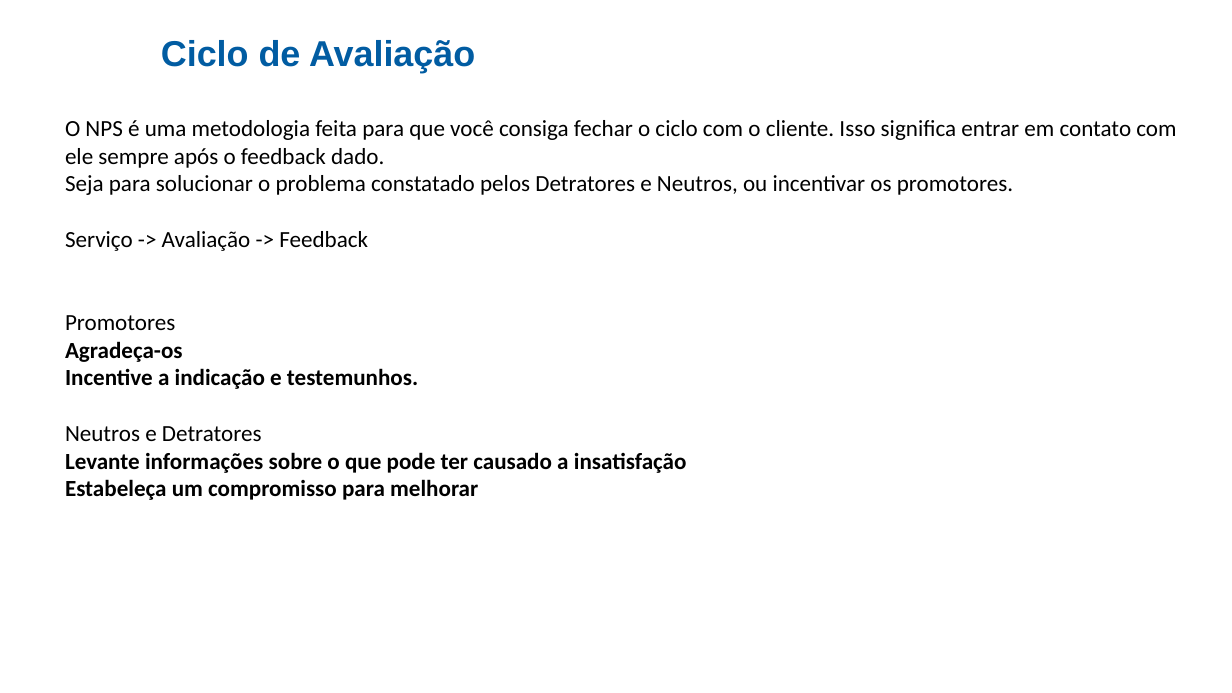
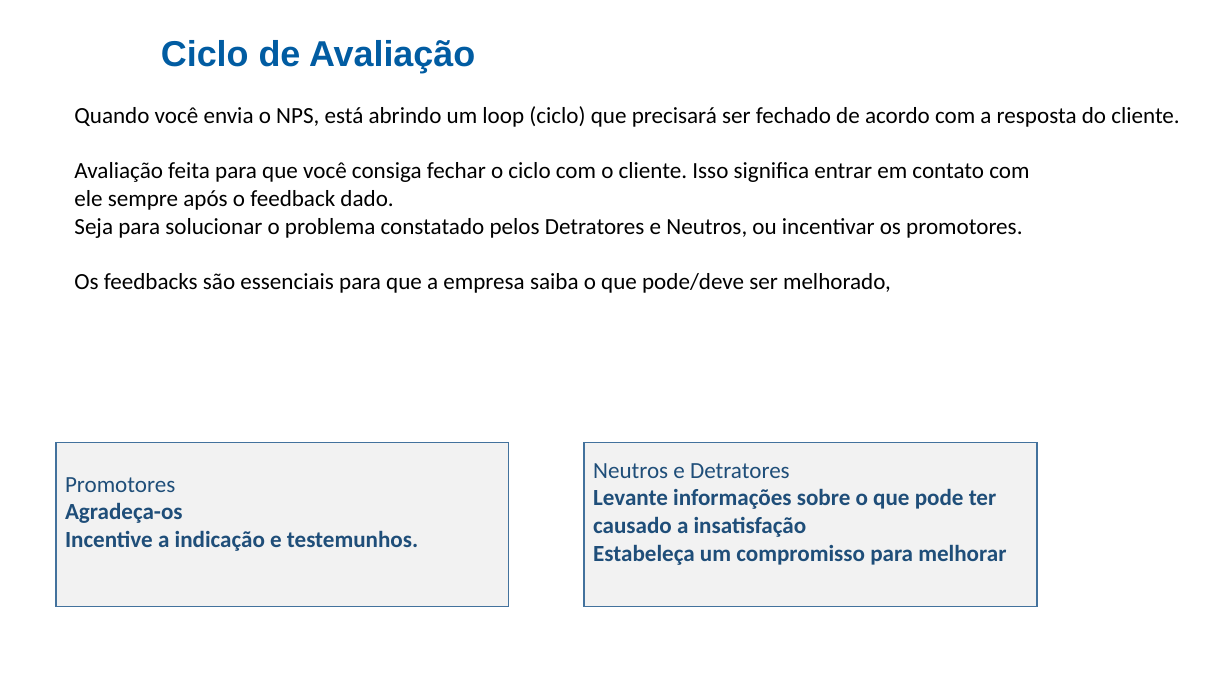
Before and after one commit to cezarnk/projetos, a slide deck: slide 2 of Apresentação Cesup Rede/Projeto 1.pptx. Drawn at 1232x693 pixels with LibreOffice and Linux fonts; fonts in the diff are those of the drawing; background and template pictures are left out. Boxes give left, top, right and bottom in pixels: in the first picture for what was removed or moved away, otherwise in the second. Text is boxed around its words. In the diff, an @@ line names an element or a change of style, - is before the commit and + after.

```diff
--- a/Apresentação Cesup Rede/Projeto 1.pptx
+++ b/Apresentação Cesup Rede/Projeto 1.pptx
@@ text "Quando você envia o NPS, ...": place and size @@
-text "Quando você envia o NPS, ..." at [65, 120, 1176, 500]
+text "Quando você envia o NPS, ..." at [74, 106, 1180, 293]
@@ text at [74, 106, 1180, 182]: text changed @@
-O NPS é uma metodologia feita para que você consiga fechar o ciclo com o cliente. Isso significa entrar em contato com
+Quando você envia o NPS, está abrindo um loop (ciclo) que precisará ser fechado de acordo com a resposta do cliente.
+Avaliação feita para que você consiga fechar o ciclo com o cliente. Isso significa entrar em contato com
@@ text at [74, 273, 891, 293]: text changed; bold off @@
-Serviço -> Avaliação -> Feedback
-Promotores
-Agradeça-os
-Incentive a indicação e testemunhos.
-Neutros e Detratores
-Levante informações sobre o que pode ter causado a insatisfação
-Estabeleça um compromisso para melhorar
+Os feedbacks são essenciais para que a empresa saiba o que pode/deve ser melhorado,
@@ rectangle added at [56, 443, 509, 607], fill #F2F2F2, outline #43739E 1 pt, 18 pt, text #1F4E79, bold @@
+Promotores
+Agradeça-os
+Incentive a indicação e testemunhos.
@@ rectangle added at [584, 443, 1037, 607], fill #F2F2F2, outline #43739E 1 pt, 18 pt, text #1F4E79, bold @@
+Neutros e Detratores
+Levante informações sobre o que pode ter causado a insatisfação
+Estabeleça um compromisso para melhorar
```
Also in this commit, not shown: 4 other slides changed, 3 other files.
